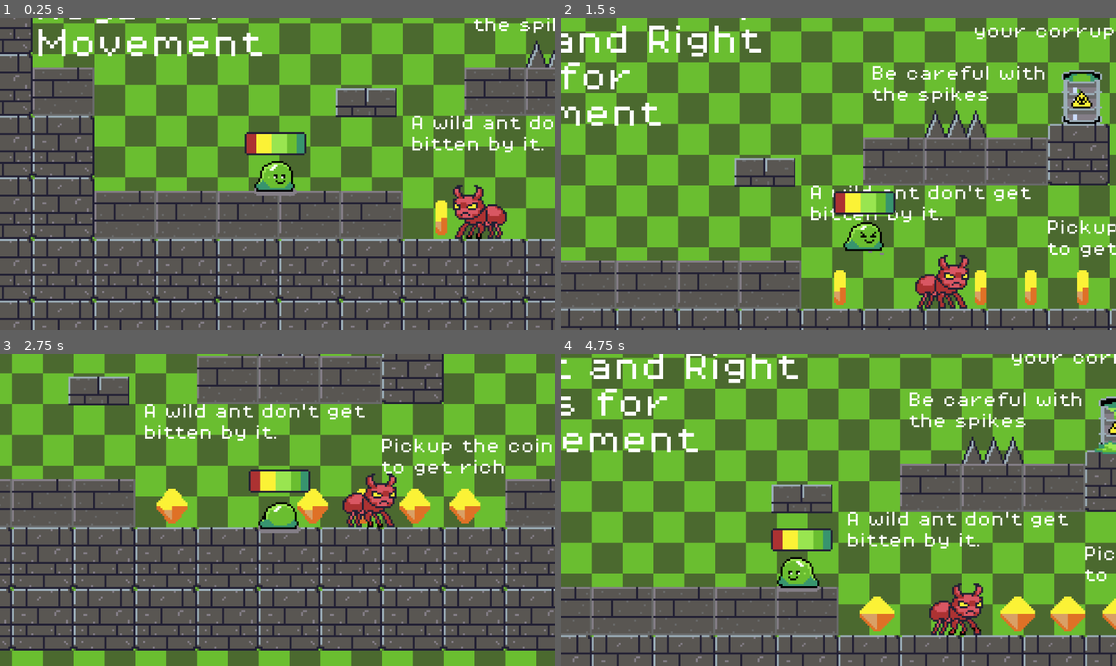
Above: before the commit, frames 1-4 (two rows, left to right).
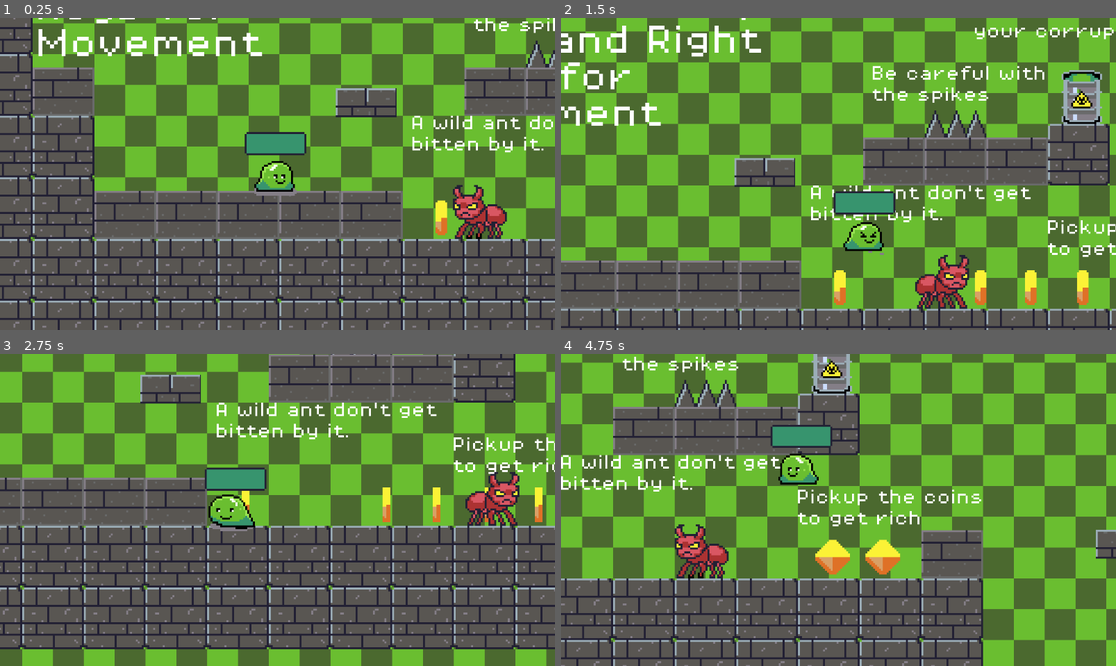
Above: after the commit, the same moments.

Repository: ShwetaShaw76/CorruptionLab
Game: Godot game, scene res://scenes/game.tscn
Two runs of this game, one before a commit and one after it. Both use one fixed random seed, a clock stepped at 60 frames per second and the inputs below.
Inputs:
- Up to frame 1 (0.25 s): no input
- Up to frame 2 (1.5 s): tap Enter at 0.5 s; hold D (move_right) from 0.53 s (still down); tap Space (jump) at 0.77 s
- Up to frame 3 (2.75 s): tap Space (jump) at 1.52 s; release D (move_right) at 2.03 s; hold A (move_left) from 2.03 s (still down)
- Up to frame 4 (4.75 s): release A (move_left) at 2.78 s; hold D (move_right) 2.78-4.28 s; tap Space (jump) at 3.02, 3.77, 4.52 s; hold A (move_left) from 4.28 s (still down)

The runs differ from the first frame. In frame 1, 0.6% of the frame differs, in the area x 44-54%, y 37-44%; in frame 2, 0.6%; in frame 3, 48%; in frame 4, 73%, in the area x 0-100%, y 0-100%.

Commit message:
player death animation and healthbar added now trying to add damage_zone where player takes damage instead of directly dying

Diff:
--- a/scenes/damage_zone.tscn
+++ b/scenes/damage_zone.tscn
@@ -1,3 +1,9 @@
-[gd_scene format=3 uid="uid://crkgpalyx56kq"]
+[gd_scene load_steps=2 format=3 uid="uid://crkgpalyx56kq"]
+
+[ext_resource type="Script" uid="uid://bw8d5c6mpulk2" path="res://scripts/damage_zone.gd" id="1_ppofr"]
 
 [node name="damageZone" type="Area2D"]
+collision_mask = 2
+script = ExtResource("1_ppofr")
+
+[connection signal="body_entered" from="." to="." method="_on_body_entered"]
--- a/scenes/fire_ant.tscn
+++ b/scenes/fire_ant.tscn
@@ -2,7 +2,7 @@
 
 [ext_resource type="Texture2D" uid="uid://d1n67ka4f83ax" path="res://assets/sprites/fire_ant.png" id="1_of5xt"]
 [ext_resource type="Script" uid="uid://dtok4ymgqi5x8" path="res://scripts/fire_ant.gd" id="1_xxf0o"]
-[ext_resource type="PackedScene" uid="uid://b6c3rmprhdmrr" path="res://scenes/killzone.tscn" id="2_xxf0o"]
+[ext_resource type="PackedScene" uid="uid://crkgpalyx56kq" path="res://scenes/damage_zone.tscn" id="3_xxf0o"]
 
 [sub_resource type="AtlasTexture" id="AtlasTexture_xxf0o"]
 atlas = ExtResource("1_of5xt")
@@ -44,14 +44,13 @@
 autoplay = "default"
 frame_progress = 0.211249
 
-[node name="Killzone" parent="." instance=ExtResource("2_xxf0o")]
-
-[node name="CollisionShape2D" type="CollisionShape2D" parent="Killzone"]
-position = Vector2(0, 1)
-shape = SubResource("RectangleShape2D_11qme")
-
 [node name="RayCastright" type="RayCast2D" parent="."]
 target_position = Vector2(-19, 0)
 
 [node name="RayCastleft" type="RayCast2D" parent="."]
 target_position = Vector2(19, 0)
+
+[node name="damageZone" parent="." instance=ExtResource("3_xxf0o")]
+
+[node name="CollisionShape2D" type="CollisionShape2D" parent="damageZone"]
+shape = SubResource("RectangleShape2D_xxf0o")
--- a/scenes/game.tscn
+++ b/scenes/game.tscn
@@ -9,6 +9,7 @@
 [ext_resource type="Script" uid="uid://bjkd2c3eypq15" path="res://scripts/heath_bar.gd" id="4_rysoc"]
 [ext_resource type="Texture2D" uid="uid://dgbipvo6nvyvp" path="res://assets/sprites/top-2.png" id="5_0tnpc"]
 [ext_resource type="PackedScene" uid="uid://dsxbjgglb32bp" path="res://scenes/health_bar.tscn" id="5_ssvqc"]
+[ext_resource type="Texture2D" uid="uid://b7sb5hbiqi57d" path="res://assets/sprites/heathbar.png" id="6_ssvqc"]
 [ext_resource type="Texture2D" uid="uid://buwej6p8f68p" path="res://assets/sprites/top-half.png" id="6_vtaks"]
 [ext_resource type="Texture2D" uid="uid://dppywp3o0a0pw" path="res://assets/sprites/background.png" id="7_vtaks"]
 [ext_resource type="PackedScene" uid="uid://hvcf0c5uuhb4" path="res://scenes/uranium_can.tscn" id="8_gee14"]
@@ -17,6 +18,128 @@
 [ext_resource type="PackedScene" uid="uid://d05dabpcgeogt" path="res://scenes/coin.tscn" id="12_dinhu"]
 [ext_resource type="PackedScene" uid="uid://c602to1w1rcff" path="res://scenes/spikes.tscn" id="13_kvuet"]
 [ext_resource type="FontFile" uid="uid://ckusa15uoc48r" path="res://assets/fonts/PixelOperator8.ttf" id="14_trtic"]
+
+[sub_resource type="AtlasTexture" id="AtlasTexture_y3kqx"]
+atlas = ExtResource("6_ssvqc")
+region = Rect2(0, 0, 32, 32)
+
+[sub_resource type="AtlasTexture" id="AtlasTexture_6opq1"]
+atlas = ExtResource("6_ssvqc")
+region = Rect2(32, 0, 32, 32)
+
+[sub_resource type="AtlasTexture" id="AtlasTexture_tujlf"]
+atlas = ExtResource("6_ssvqc")
+region = Rect2(64, 0, 32, 32)
+
+[sub_resource type="AtlasTexture" id="AtlasTexture_5oo0i"]
+atlas = ExtResource("6_ssvqc")
+region = Rect2(96, 0, 32, 32)
+
+[sub_resource type="AtlasTexture" id="AtlasTexture_0kw87"]
+atlas = ExtResource("6_ssvqc")
+region = Rect2(128, 0, 32, 32)
+
+[sub_resource type="AtlasTexture" id="AtlasTexture_ssvqc"]
+atlas = ExtResource("6_ssvqc")
+region = Rect2(160, 0, 32, 32)
+
+[sub_resource type="AtlasTexture" id="AtlasTexture_264po"]
+atlas = ExtResource("6_ssvqc")
+region = Rect2(128, 0, 32, 32)
+
+[sub_resource type="AtlasTexture" id="AtlasTexture_1kice"]
+atlas = ExtResource("6_ssvqc")
+region = Rect2(96, 0, 32, 32)
+
+[sub_resource type="AtlasTexture" id="AtlasTexture_5newe"]
+atlas = ExtResource("6_ssvqc")
+region = Rect2(64, 0, 32, 32)
+
+[sub_resource type="AtlasTexture" id="AtlasTexture_37s47"]
+atlas = ExtResource("6_ssvqc")
+region = Rect2(32, 0, 32, 32)
+
+[sub_resource type="AtlasTexture" id="AtlasTexture_bt5mj"]
+atlas = ExtResource("6_ssvqc")
+region = Rect2(0, 0, 32, 32)
+
+[sub_resource type="AtlasTexture" id="AtlasTexture_s32md"]
+atlas = ExtResource("6_ssvqc")
+region = Rect2(160, 0, 32, 32)
+
+[sub_resource type="SpriteFrames" id="SpriteFrames_264po"]
+animations = [{
+"frames": [{
+"duration": 1.0,
+"texture": SubResource("AtlasTexture_y3kqx")
+}],
+"loop": true,
+"name": &"0%",
+"speed": 5.0
+}, {
+"frames": [{
+"duration": 1.0,
+"texture": SubResource("AtlasTexture_6opq1")
+}],
+"loop": true,
+"name": &"20%",
+"speed": 5.0
+}, {
+"frames": [{
+"duration": 1.0,
+"texture": SubResource("AtlasTexture_tujlf")
+}],
+"loop": true,
+"name": &"40%",
+"speed": 5.0
+}, {
+"frames": [{
+"duration": 1.0,
+"texture": SubResource("AtlasTexture_5oo0i")
+}],
+"loop": true,
+"name": &"60%",
+"speed": 5.0
+}, {
+"frames": [{
+"duration": 1.0,
+"texture": SubResource("AtlasTexture_0kw87")
+}],
+"loop": true,
+"name": &"80%",
+"speed": 5.0
+}, {
+"frames": [{
+"duration": 1.0,
+"texture": SubResource("AtlasTexture_ssvqc")
+}, {
+"duration": 1.0,
+"texture": SubResource("AtlasTexture_264po")
+}, {
+"duration": 1.0,
+"texture": SubResource("AtlasTexture_1kice")
+}, {
+"duration": 1.0,
+"texture": SubResource("AtlasTexture_5newe")
+}, {
+"duration": 1.0,
+"texture": SubResource("AtlasTexture_37s47")
+}, {
+"duration": 1.0,
+"texture": SubResource("AtlasTexture_bt5mj")
+}],
+"loop": true,
+"name": &"dying",
+"speed": 8.0
+}, {
+"frames": [{
+"duration": 1.0,
+"texture": SubResource("AtlasTexture_s32md")
+}],
+"loop": true,
+"name": &"full",
+"speed": 5.0
+}]
 
 [sub_resource type="TileSetAtlasSource" id="TileSetAtlasSource_kvpfn"]
 texture = ExtResource("2_p57ef")
@@ -409,6 +532,16 @@
 
 [node name="Health_Bar" parent="player/HealthBar" instance=ExtResource("5_ssvqc")]
 position = Vector2(22, 16)
+
+[node name="AnimatedSprite2D2" type="AnimatedSprite2D" parent="player/HealthBar/Health_Bar"]
+sprite_frames = SubResource("SpriteFrames_264po")
+animation = &"dying"
+autoplay = "full"
+frame = 4
+frame_progress = 0.904357
+
+[node name="Timer" type="Timer" parent="player/HealthBar"]
+wait_time = 0.8
 
 [node name="TileMap" type="TileMap" parent="."]
 tile_set = SubResource("TileSet_ca42v")
@@ -777,3 +910,5 @@
 
 [node name="fire_ant6" parent="fire_ants" instance=ExtResource("11_kvpfn")]
 position = Vector2(3025, -45)
+
+[connection signal="timeout" from="player/HealthBar/Timer" to="player/HealthBar" method="_on_timer_timeout"]
--- a/scenes/health_bar.tscn
+++ b/scenes/health_bar.tscn
@@ -1,85 +1,3 @@
-[gd_scene load_steps=9 format=3 uid="uid://dsxbjgglb32bp"]
-
-[ext_resource type="Texture2D" uid="uid://b7sb5hbiqi57d" path="res://assets/sprites/heathbar.png" id="1_1bvlm"]
-
-[sub_resource type="AtlasTexture" id="AtlasTexture_y3kqx"]
-atlas = ExtResource("1_1bvlm")
-region = Rect2(0, 0, 32, 32)
-
-[sub_resource type="AtlasTexture" id="AtlasTexture_6opq1"]
-atlas = ExtResource("1_1bvlm")
-region = Rect2(32, 0, 32, 32)
-
-[sub_resource type="AtlasTexture" id="AtlasTexture_tujlf"]
-atlas = ExtResource("1_1bvlm")
-region = Rect2(64, 0, 32, 32)
-
-[sub_resource type="AtlasTexture" id="AtlasTexture_5oo0i"]
-atlas = ExtResource("1_1bvlm")
-region = Rect2(96, 0, 32, 32)
-
-[sub_resource type="AtlasTexture" id="AtlasTexture_0kw87"]
-atlas = ExtResource("1_1bvlm")
-region = Rect2(128, 0, 32, 32)
-
-[sub_resource type="AtlasTexture" id="AtlasTexture_s32md"]
-atlas = ExtResource("1_1bvlm")
-region = Rect2(160, 0, 32, 32)
-
-[sub_resource type="SpriteFrames" id="SpriteFrames_5xgdr"]
-animations = [{
-"frames": [{
-"duration": 1.0,
-"texture": SubResource("AtlasTexture_y3kqx")
-}],
-"loop": true,
-"name": &"0%",
-"speed": 5.0
-}, {
-"frames": [{
-"duration": 1.0,
-"texture": SubResource("AtlasTexture_6opq1")
-}],
-"loop": true,
-"name": &"20%",
-"speed": 5.0
-}, {
-"frames": [{
-"duration": 1.0,
-"texture": SubResource("AtlasTexture_tujlf")
-}],
-"loop": true,
-"name": &"40%",
-"speed": 5.0
-}, {
-"frames": [{
-"duration": 1.0,
-"texture": SubResource("AtlasTexture_5oo0i")
-}],
-"loop": true,
-"name": &"60%",
-"speed": 5.0
-}, {
-"frames": [{
-"duration": 1.0,
-"texture": SubResource("AtlasTexture_0kw87")
-}],
-"loop": true,
-"name": &"80%",
-"speed": 5.0
-}, {
-"frames": [{
-"duration": 1.0,
-"texture": SubResource("AtlasTexture_s32md")
-}],
-"loop": true,
-"name": &"full",
-"speed": 5.0
-}]
+[gd_scene format=3 uid="uid://dsxbjgglb32bp"]
 
 [node name="Health_Bar" type="Area2D"]
-
-[node name="AnimatedSprite2D" type="AnimatedSprite2D" parent="."]
-sprite_frames = SubResource("SpriteFrames_5xgdr")
-animation = &"full"
-autoplay = "full"
--- a/scenes/player.tscn
+++ b/scenes/player.tscn
@@ -234,10 +234,9 @@
 [node name="AnimatedSprite2D" type="AnimatedSprite2D" parent="."]
 position = Vector2(0, -8)
 sprite_frames = SubResource("SpriteFrames_tuyoq")
-animation = &"dying"
+animation = &"damage"
 autoplay = "idle"
-frame = 2
-frame_progress = 0.833602
+frame_progress = 0.570767
 
 [node name="CollisionShape2D" type="CollisionShape2D" parent="."]
 position = Vector2(2, -10)
--- /dev/null
+++ b/scripts/damage_zone.gd
@@ -0,0 +1,8 @@
+extends Area2D
+
+
+func _on_body_entered(body: Node2D) -> void:
+	print("Damage Zone")
+	if body.is_in_group("player"):
+		if body.has_method("play_damage_animation"):
+			body.play_damage_animation()
--- a/scripts/heath_bar.gd
+++ b/scripts/heath_bar.gd
@@ -1,6 +1,8 @@
 extends TextureProgressBar
 @onready var health_bar: Area2D = $HealthBar
-@onready var animated_sprite: AnimatedSprite2D = $AnimatedSprite2D
+@onready var animated_sprite: AnimatedSprite2D = $Health_Bar/AnimatedSprite2D2
+@onready var timer: Timer = $Timer
+
 
 
 
@@ -11,7 +13,7 @@
 func take_damage(amount=20):
 	health -= amount
 	health = clamp(health , 0 , maxHealth)
-	health_bar.value = health
+	value = health
 	if health <= 80:
 		animated_sprite.play("80%")
 	elif health == 60:
@@ -22,10 +24,16 @@
 		animated_sprite.play("20%")
 	elif health == 0:
 		animated_sprite.play("0%")
-		get_tree().reload_current_scene()
+		timer.start()
+
+
 
 func zero_health():
 
 	health = 0
 	value = health
-	animated_sprite.play("0%")
+	animated_sprite.play("dying")
+
+
+func _on_timer_timeout() -> void:
+	get_tree().reload_current_scene()
--- a/scripts/killzone.gd
+++ b/scripts/killzone.gd
@@ -13,7 +13,7 @@
 		if body.has_method("play_death_animation"):
 			body.play_death_animation()
 
-			var health = get_tree().root.get_node("Game/player/HealthBar/Health_Bar")
+			var health = get_tree().root.get_node("Game/player/HealthBar")
 			if health.has_method("zero_health"):
 				health.zero_health()
 
--- a/scripts/player.gd
+++ b/scripts/player.gd
@@ -4,6 +4,7 @@
 const SPEED = 120.0
 const JUMP_VELOCITY = -350.0
 @onready var animated_sprite: AnimatedSprite2D = $AnimatedSprite2D
+@onready var collision_shape_2d: CollisionShape2D = $CollisionShape2D
 
 
 func _physics_process(delta: float) -> void:
@@ -57,3 +58,13 @@
 	velocity = Vector2.ZERO
 	print("I'm dead")
 	animated_sprite.play("dying")
+
+
+func play_damage_animation():
+	print("damage Animation triggered")
+	animated_sprite.play("damage")
+
+	var sprite = get_tree().root.get_node("Game/fire_ants")
+	collision_shape_2d.disabled = true
+	await get_tree().create_timer(0.6).timeout
+	collision_shape_2d.disabled = false
Binary file changed: assets/sprites/heathbar.png
Not shown: 1 places in scenes/fire_ant.tscn that only renumber resources
Not shown: 1 places in scenes/game.tscn that only renumber resources
Not shown, added: scripts/damage_zone.gd.uid
